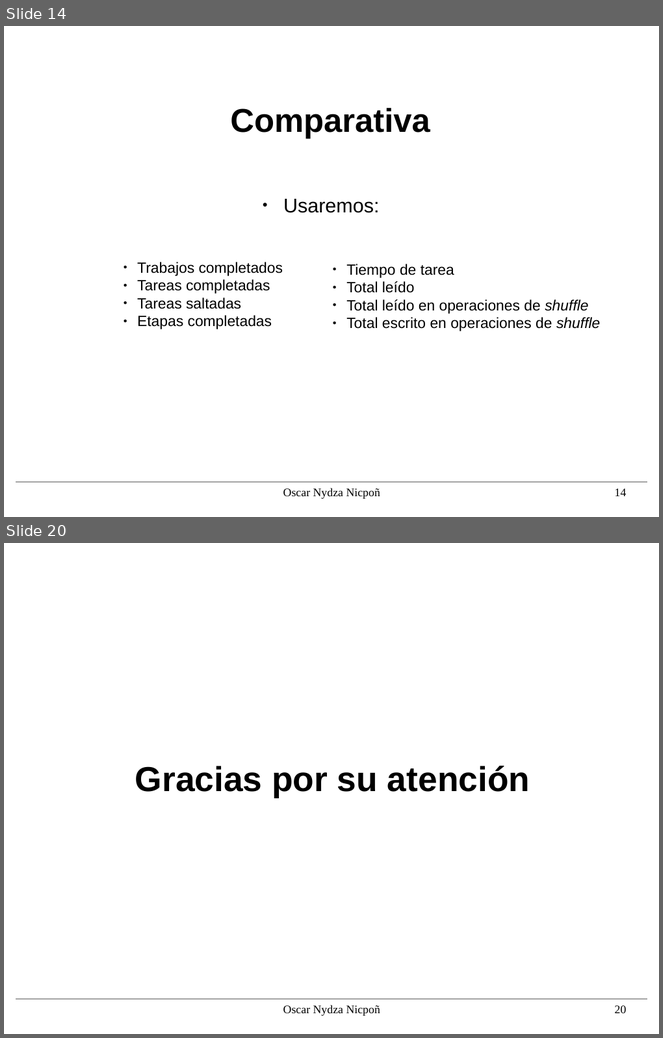
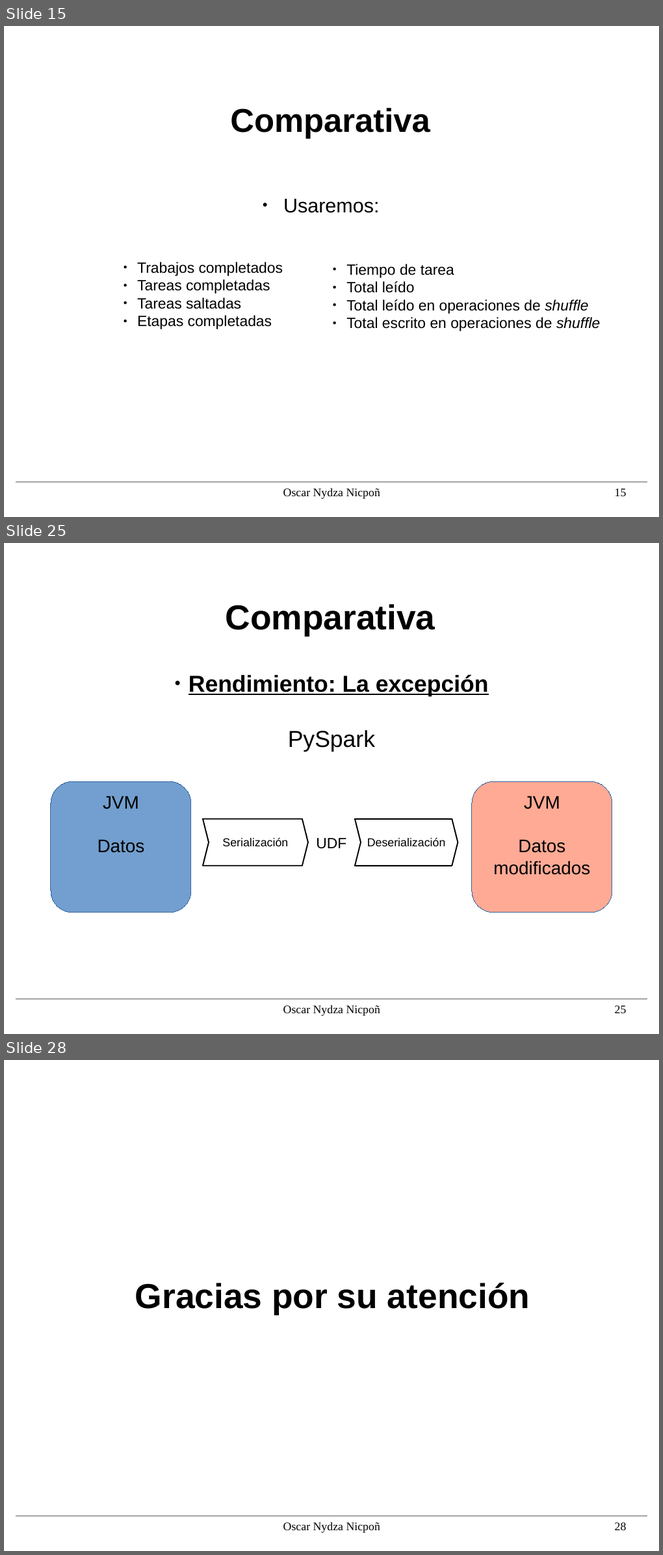
Before and after one commit to nipsn/Spark-TFG, a slide deck: presentacion/diapos.odp. Shown one above the other, each under a label of ours: slides 14 and 20 before the commit, slides 15, 25 and 28 after it; the slides between them are not shown. The pictures are 663x1038 and 663x1555 pixels, drawn with LibreOffice and Linux fonts; fonts in the diff are those of the drawing; background and template pictures are left out. Boxes give left, top, right and bottom in pixels: in the first picture for what was removed or moved away, otherwise in the second. Text is boxed around its words. In the diff, an @@ line names an element or a change of style, - is before the commit and + after.

```diff
--- a/presentacion/diapos.odp
+++ b/presentacion/diapos.odp
@@ slide 25 added at bbox=[4, 543, 659, 1034], background #FFFFFF; not listed: 1 template element that a slide beside it also shows @@
@@ title added at bbox=[226, 604, 436, 636], 42 pt, text #000000, bold @@
+Comparativa
@@ text added at bbox=[189, 675, 489, 752], 28 pt, text #000000, bold, underline @@
+● Rendimiento: La excepción
+PySpark
@@ rounded rectangle added at bbox=[51, 782, 191, 913], fill #729FCF, outline #3465A4 0 pt, 22 pt, text #000000 @@
+JVM
+Datos
@@ rounded rectangle added at bbox=[472, 782, 612, 913], fill #FFAA95, outline #3465A4 0 pt, 22 pt, text #000000 @@
+JVM
+Datos
+modificados
@@ freeform shape added at bbox=[203, 819, 308, 867], fill #FFFFFF, outline #000000 1.5 pt, 14 pt, text #000000 @@
+Serialización
@@ freeform shape added at bbox=[356, 819, 458, 867], fill #FFFFFF, outline #000000 1.5 pt, 14 pt, text #000000 @@
+Deserialización
@@ text added at bbox=[316, 838, 347, 849], 18 pt, text #000000 @@
+UDF
@@ text added at bbox=[284, 1005, 380, 1016], 14 pt, text #000000 @@
+Oscar Nydza Nicpoñ
@@ page number added at bbox=[615, 1006, 627, 1014], 14 pt, text #000000 @@
+25
@@ what was slide 14 is now slide 15 @@
@@ page number at bbox=[615, 489, 627, 497]: text changed @@
-14
+15
@@ what was slide 20 is now slide 28 @@
@@ page number at bbox=[615, 1523, 627, 1531]: text changed @@
-20
+28
```
Also in this commit, not shown: 8 slides changed, 7 other slides added, 2 other files.
